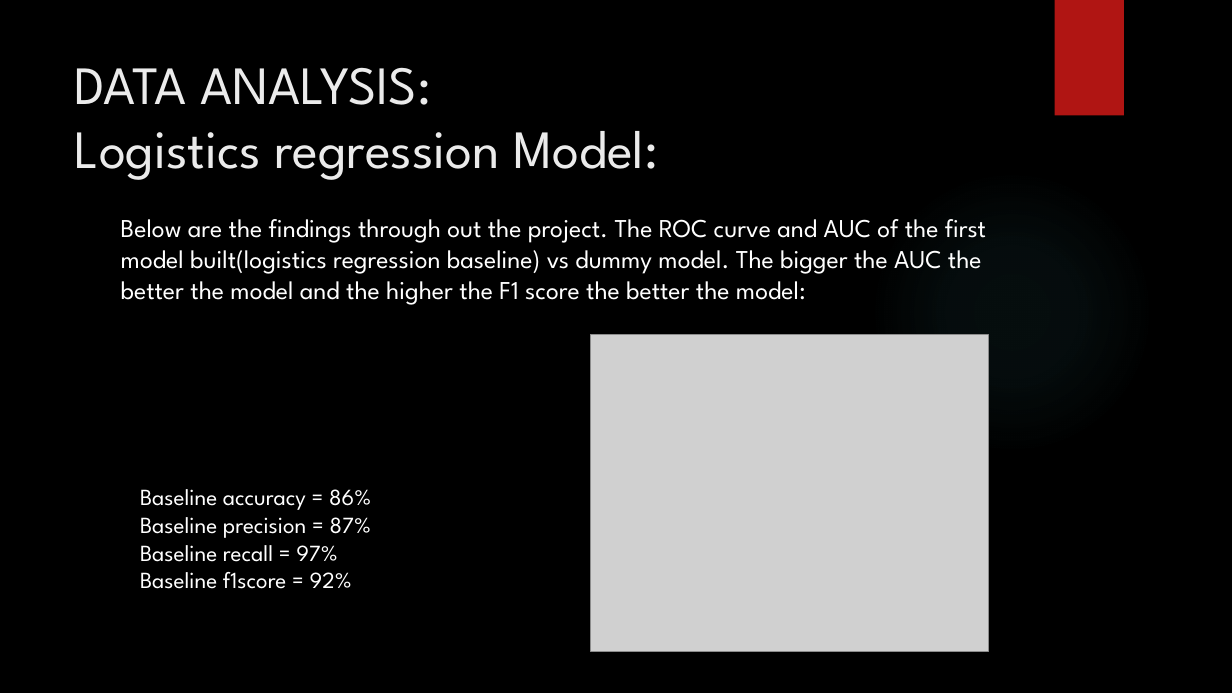
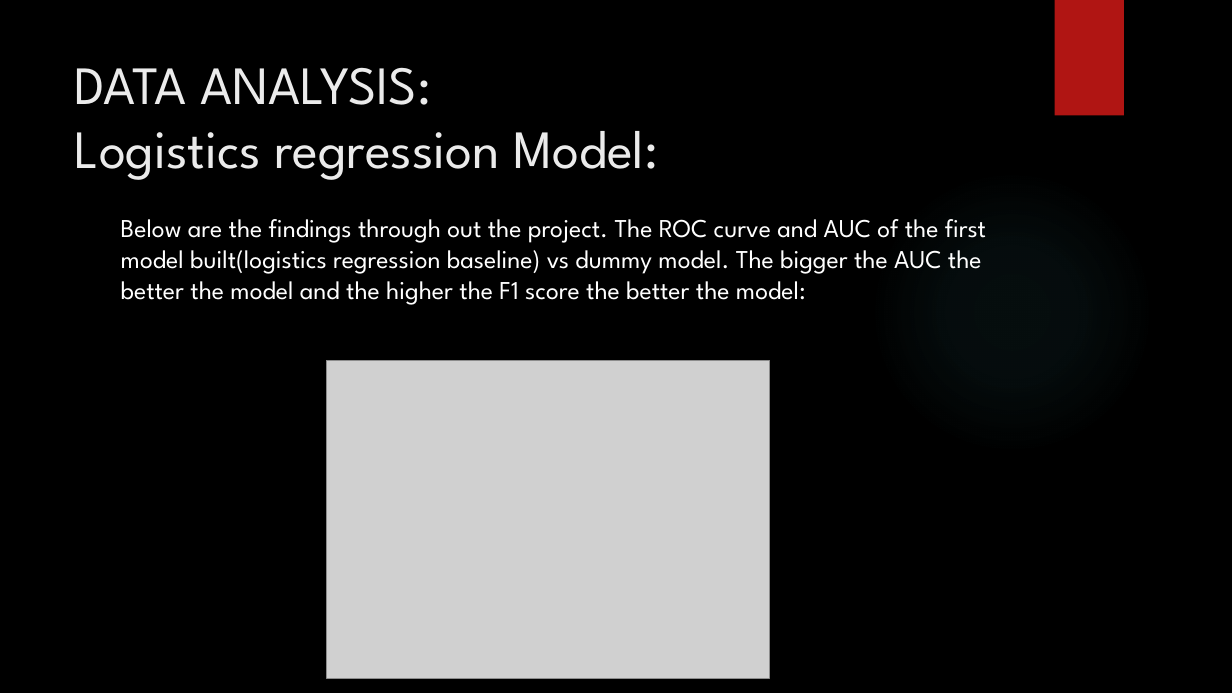
Before and after one commit to Muthama42/SyriaTel-Churn-Predictor, a slide deck: slide 5 of project presentation.pptm. Drawn at 1232x693 pixels with LibreOffice and Linux fonts; fonts in the diff are those of the drawing; grey boxes stand for pictures; background and template pictures are left out. Boxes give left, top, right and bottom in pixels: in the first picture for what was removed or moved away, otherwise in the second. Text is boxed around its words. In the diff, an @@ line names an element or a change of style, - is before the commit and + after.

Commit message:
Refine Presentation and Notebook

```diff
--- a/project presentation.pptm
+++ b/project presentation.pptm
@@ picture: place and size @@
-picture at (591, 334, 988, 652)
+picture at (326, 360, 770, 678)
@@ text removed at (140, 489, 371, 589) @@
-Baseline accuracy = 86%
-Baseline precision = 87%
-Baseline recall = 97%
-Baseline f1score = 92%
```
Also in this commit, not shown: 1 other file.
